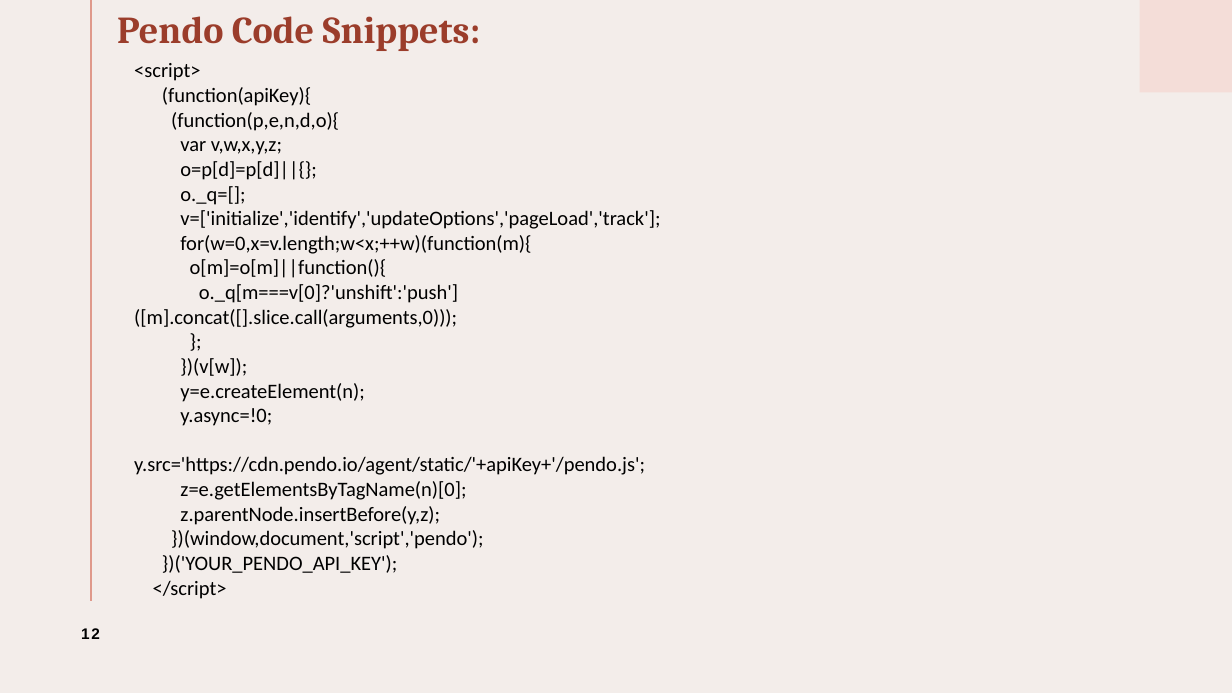
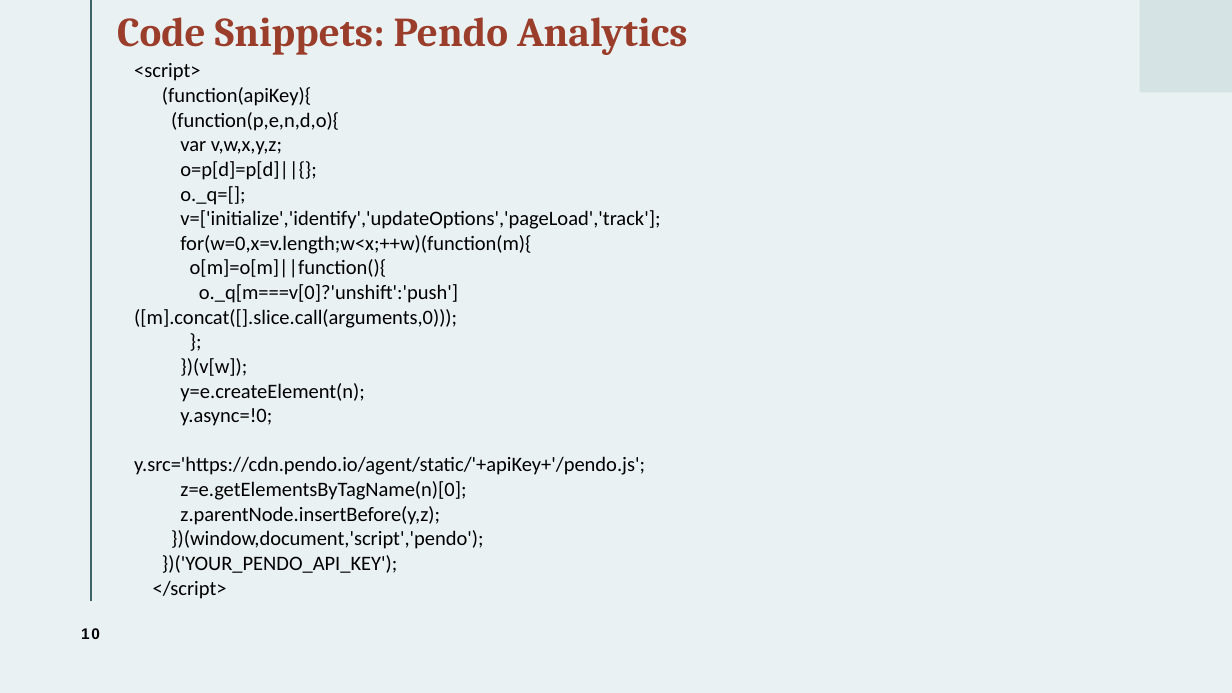
Before and after one commit to ChittaniSwathiTamuc/sel-react-webapp, a slide deck: slide 10 of SEL Presentation.pptx (slide 12 before the commit). Drawn at 1232x693 pixels with LibreOffice and Linux fonts; fonts in the diff are those of the drawing. Boxes give left, top, right and bottom in pixels: in the first picture for what was removed or moved away, otherwise in the second. Text is boxed around its words. In the diff, an @@ line names an element or a change of style, - is before the commit and + after.

```diff
--- a/SEL Presentation.pptx
+++ b/SEL Presentation.pptx
@@ background #F3EDEA to #EAF1F2 @@
@@ line (91, 0) - (91, 601): stroke #DF998B 1.5 pt to #40636A 1.5 pt @@
@@ text at bbox=[117, 17, 687, 55]: text changed; size 29.7 to 32 pt @@
-Pendo Code Snippets:
+Code Snippets: Pendo Analytics
@@ rectangle at bbox=[1140, 0, 1232, 92]: fill #F4DDD8 to #D5E3E5 @@
@@ page number at bbox=[81, 628, 100, 639]: text changed @@
-12
+10
```
Also in this commit, not shown: 11 other slides changed, 1 slide added, 1 slide removed.
